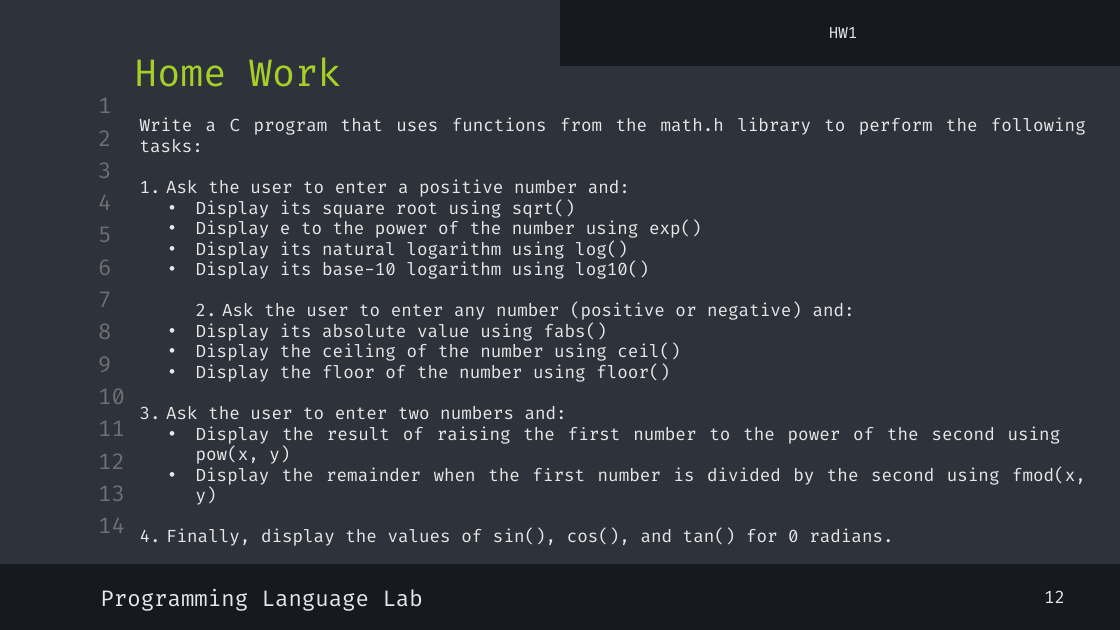
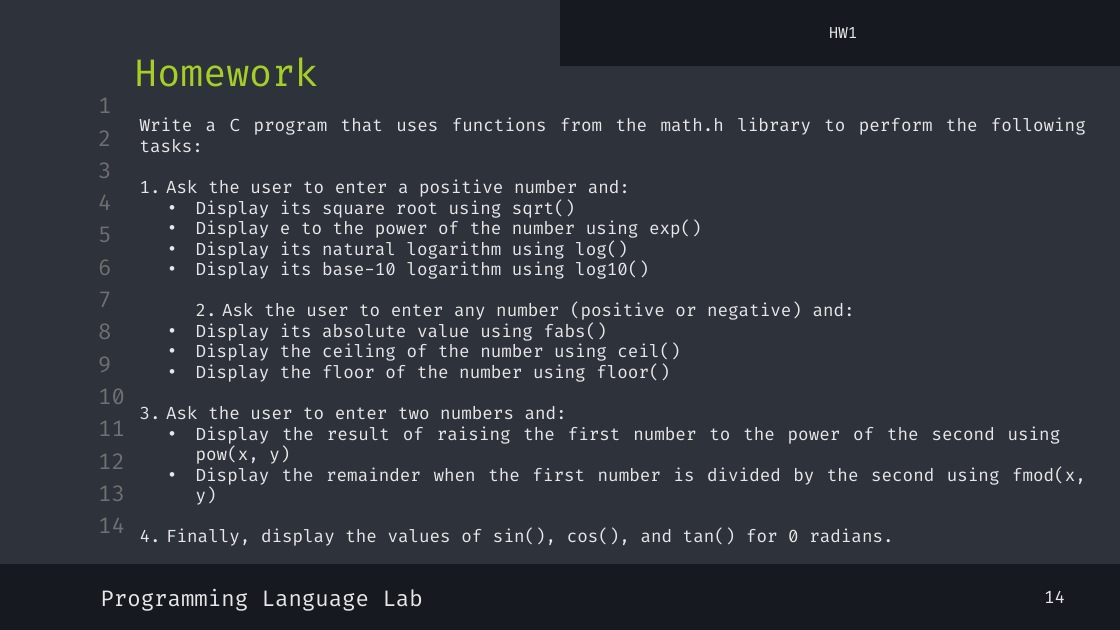
Before and after one commit to shayan-naghizadeh/C-Lab-AUT, a slide deck: slide 15 of slides/3.Math/Math.pptx (slide 13 before the commit). Drawn at 1120x630 pixels with LibreOffice and Linux fonts; fonts in the diff are those of the drawing. Boxes give left, top, right and bottom in pixels: in the first picture for what was removed or moved away, otherwise in the second. Text is boxed around its words. In the diff, an @@ line names an element or a change of style, - is before the commit and + after.

```diff
--- a/slides/3.Math/Math.pptx
+++ b/slides/3.Math/Math.pptx
@@ text at (134, 57, 318, 87): text changed @@
-Home Work
+Homework
@@ text at (1044, 591, 1065, 603): text changed @@
-12
+14
```
Also in this commit, not shown: 5 other slides changed, 2 slides added, 8 other files.
